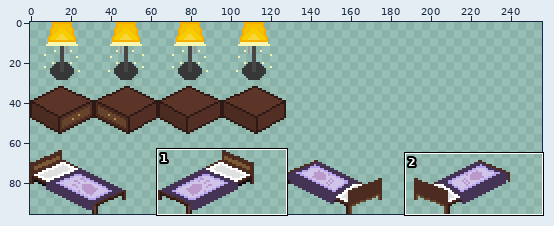
Edited in one commit: sprite sheet (DoggyLifeGodot/scenes/room/decoration/floor/floor-sprites.png). The first picture is a wide view before the edit; the outline marks the close-up.
Close-up. Before:
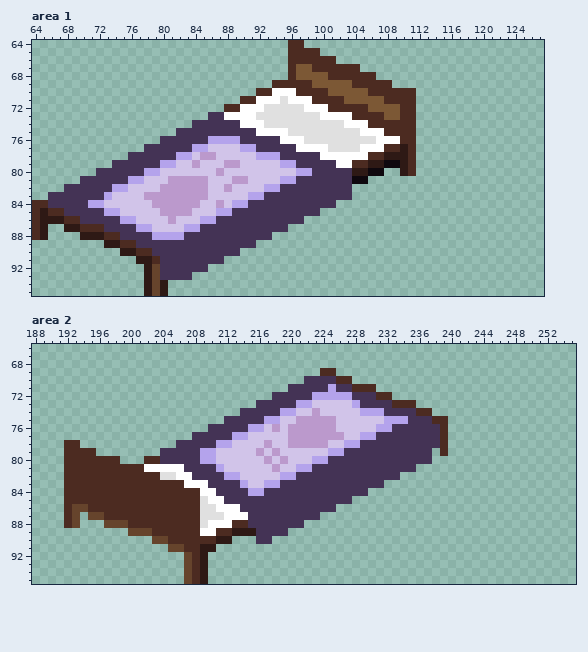
The file is 256x96 pixels. Shown: area 1: x 64..127, y 64..95; area 2: x 188..255, y 66..95.
Once edited:
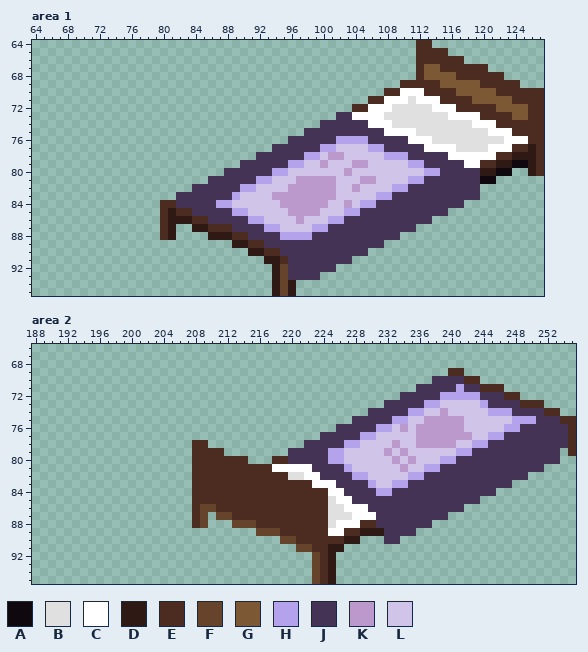
Palette (. is transparent): A #0f080e  B #e0e0e0  C #ffffff  D #2e1915  E #4c2b21  F #66442c  G #7c5835  H #b4a3ec  J #443355  K #bb99cc  L #d1c4e9
Author's note on the commit: Export modified floor spritesheet
Diff:
Changed rows in their new state; - is an unchanged pixel.
Area 1:
first column x 64:
64 --------------------------------..--------------EE--------------
65 --------------------------------....------------EEEE------------
66 --------------------------------......----------EEEEEE----------
67 --------------------------------.........-------EGGEEEEEE-------
68 --------------------------------...........-----EGGGGEEEEEE-----
69 ------------------------------...............-EEEEEGGGGGEEEEE---
70 ----------------------------................--CCCEEEEGGGGGEEEEEE
71 --------------------------................EECCCBCCCEEEEGGGGGEEEE
72 ------------------------................--CCCBBBBBCCCEEEEEGGGGEE
73 ----------------------................JJCCCCBBBBBBBBCCCCEEEEGGEE
74 --------------------................JJJJJJCCCBBBBBBBBBBCCCEEEEEE
75 ------------------................JJJJJJJJJJCCCCBBBBBBBBBCCCEEEE
76 ----------------................JJJJJJHHHHJJJJJCCCBBBBBBBBBCCCEE
77 --------------................---JJJHHLLLLHHJJJJJCCCCBBBBCCCEEDE
78 ------------................JJJ---HHLKKLLLLLHHHJJJJJCCCCCCEEDDDE
79 ----------................JJJJJJ-HLLKLLLKKLLLLLHHJJJJJCCEEDDAADE
80 --------................JJJJJJHH-LLLLLLKLLLLLLLLLHHJJJJJDDAA--DE
81 ------................JJJJJJHH-LLKKKKKLLLKKLLLLHHJJJJJJJAA------
82 ----................JJJJJJHH-LLLKKKKKKLLKLLLLHHJJJJJJJJJ--------
83 --................JJJJJJJH-LLLKKKKKKKKLLLLLHHJJJJJJJJJJJ--------
84 ................EEJJJJJHHLLLLLLKKKKKKLLKLHHJJJJJJJJJJJ----------
85 ................EDEEJJJJJHHLLLLLKKKKLLLHHJJJJJJJJJJJ------------
86 ................EDDDEEJ----HHLLLLKLLLHHJJJJJJJJJJJ--------------
87 ..--............ED..DDEEE----HHLLLLHHJJJJJJJJJJJ----------------
88 ..----..........ED....DDDEE---JHHHHJJJJJJJJJJJ------------------
89 ---------................DDEEJJJJJJJJJJJJJJJ--------------------
90 -----------...............-DDEEJJJJJJJJJJJ----------------------
91 -------------...........-----DDEJJJJJJJJ------------------------
92 --------------........--------DFJJJJJJ--------------------------
93 --------------......----------DFJJJJ----------------------------
94 --------------...-------------DFD-------------------------------
95 --------------...-------------DFD-------------------------------
Area 2:
first column x 192:
69 --------------------------------..--------------EE--------------
70 ------------------------------......----------JJJJEE------------
71 ----------------------------...........-----JJJJJHJJEEE---------
72 --------------------------...............-JJJJJHHHHHJJJEE-------
73 ------------------------................-JJJJHHLLLLLHJJJJEEE----
74 ----------------------................JJ---HHLLKLLLLLHHHJJJJEE--
75 --------------------................JJJJJ--LLKKKKKLLLLLLHHHJJJEE
76 ------------------................JJJJJ--LKLKKKKKKLLLLLHHJJJJJJE
77 ----------------................JJJJJ--LLLLLKKKKKKKLLHHJJJJJJJJE
78 ..------------..EE............JJJJJ--LLLLKLLKKKKKLLHHJJJJJJJJJJE
79 ....--------....EEEE........JJJJJ--LLLLLKLKLLLLLLHHJJJJJJJJJJJ-E
80 .......---......EEEEEEE...EEJJJJJHHLLLLLLKLKLLLHHJJJJJJJJJJJJJ--
81 ................EEEEEEEEEECCCCC----HLLLLLLKLLHHJJJJJJJJJJJJJ----
82 ................EEEEEEEEEEEEBBCC----HHLLLLLHHJJJJJJJJJJJJJ------
83 ................EEEEEEEEEEEEEEECCC----HLLHHJJJJJJJJJJJJJ--------
84 ................-EEEEEEEEEEEEEEEECC---JHHJJJJJJJJJJJJJ----------
85 ................-EEEEEEEEEEEEEEEEBCCJJJJJJJJJJJJJJJJ------------
86 ................-FFEEEEEEEEEEEEEEBBCCCJJJJJJJJJJJJ--------------
87 ..-.............-F.FFEEEEEEEEEEEEBBBCCCJJJJJJJJJ----------------
88 ..---...........-F...FFFEEEEEEEEEBCCCEEJJJJJJJ------------------
89 --------................FFFEEEEEECCEEDDDJJJJ--------------------
90 -----------..........---..-FFEEEEEEDD---JJ----------------------
91 -------------......----------FFEEDD-----------------------------
92 ---------------...-------------FED------------------------------
93 ---------------...-------------FED------------------------------
94 ---------------...-------------FED------------------------------
95 ---------------...-------------FED------------------------------
Pixel boxes of the changes (left, top, right, bottom) in both close-ups:
changed: (32, 40, 544, 296)
changed: (64, 368, 576, 584)
